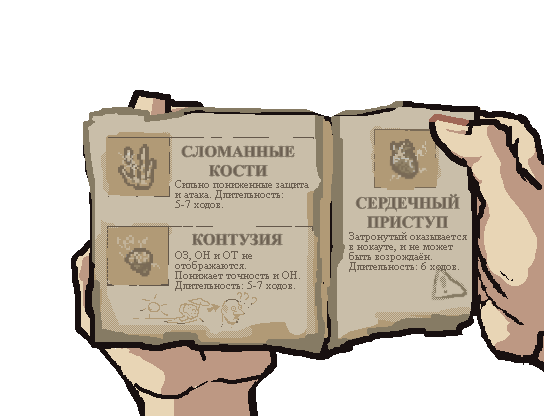
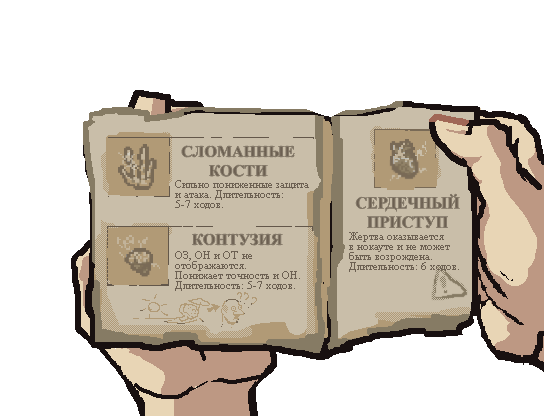
Layers edited between the first and the second w=544, h=416 image:
renamed "Затронутый оказывается в нокауте, и не может быть возрождаён. Д" to "Жертва оказывается в нокауте и не может быть возрождена. Длител", painted on it over [349, 232, 467, 260]
